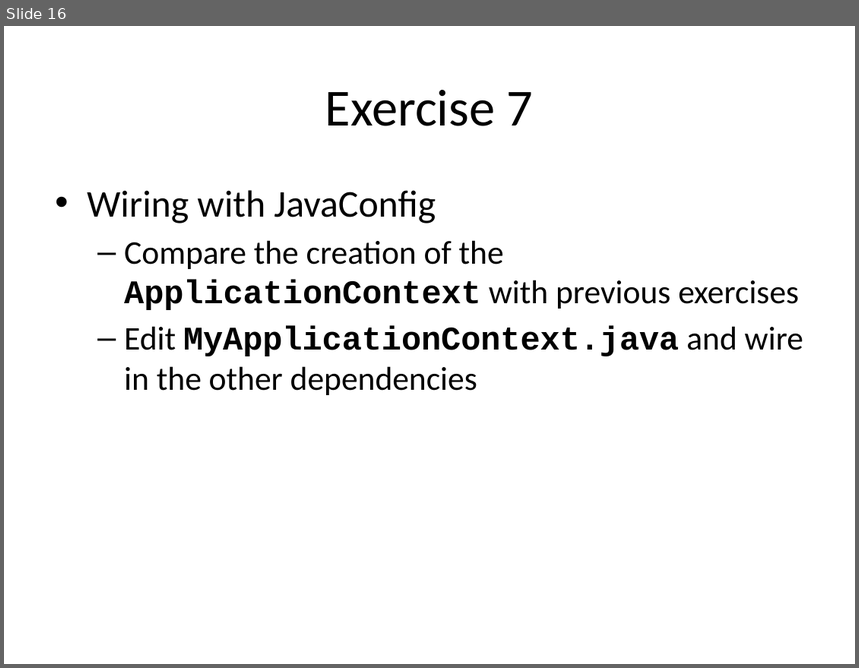
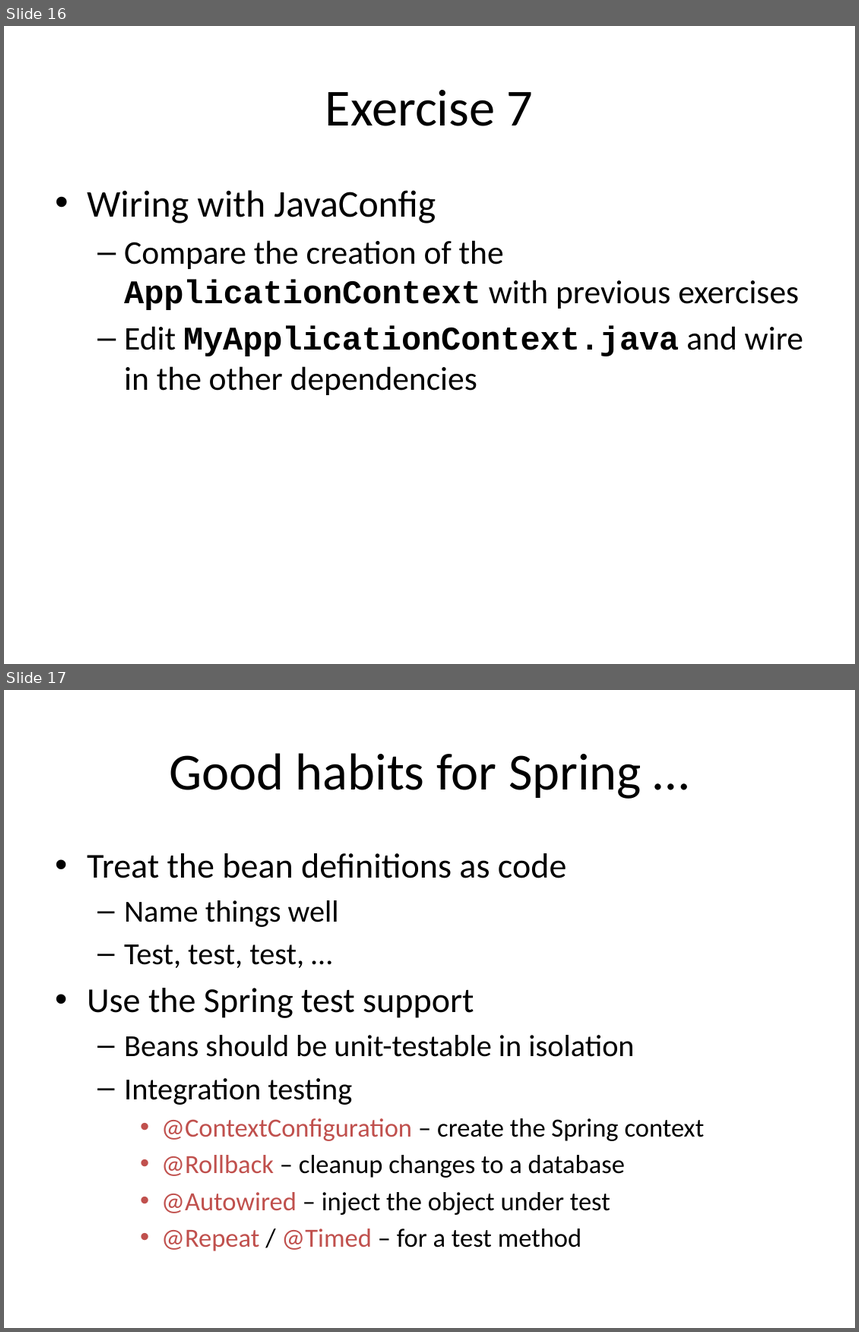
Before and after one commit to tonybaines/spring-hibernate, a slide deck: Spring + Hibernate.pptx. Shown one above the other, each under a label of ours: slide 16 before the commit, slides 16 and 17 after it. The pictures are 859x668 and 859x1332 pixels, drawn with LibreOffice and Linux fonts; fonts in the diff are those of the drawing. Boxes give left, top, right and bottom in pixels: in the first picture for what was removed or moved away, otherwise in the second. Text is boxed around its words. In the diff, an @@ line names an element or a change of style, - is before the commit and + after.

Commit message:
Some tweaks to the Spring configs to reflect good practice, slides updated

```diff
--- a/Spring + Hibernate.pptx
+++ b/Spring + Hibernate.pptx
@@ slide 17 added at box(4, 690, 855, 1328), background #FFFFFF @@
@@ title added at box(169, 753, 642, 799), 44 pt, text #000000 @@
+Good habits for Spring …
@@ text added at box(87, 853, 705, 1252), 22.2 pt, text #000000 @@
+• Treat the bean definitions as code
+  – Name things well
+  – Test, test, test, …
+• Use the Spring test support
+  – Beans should be unit-testable in isolation
+  – Integration testing
+    • @ContextConfiguration – create the Spring context
+    • @Rollback – cleanup changes to a database
+    • @Autowired – inject the object under test
+    • @Repeat / @Timed – for a test method
```
Also in this commit, not shown: 1 slide changed, 2 other slides added, 4 other files.
